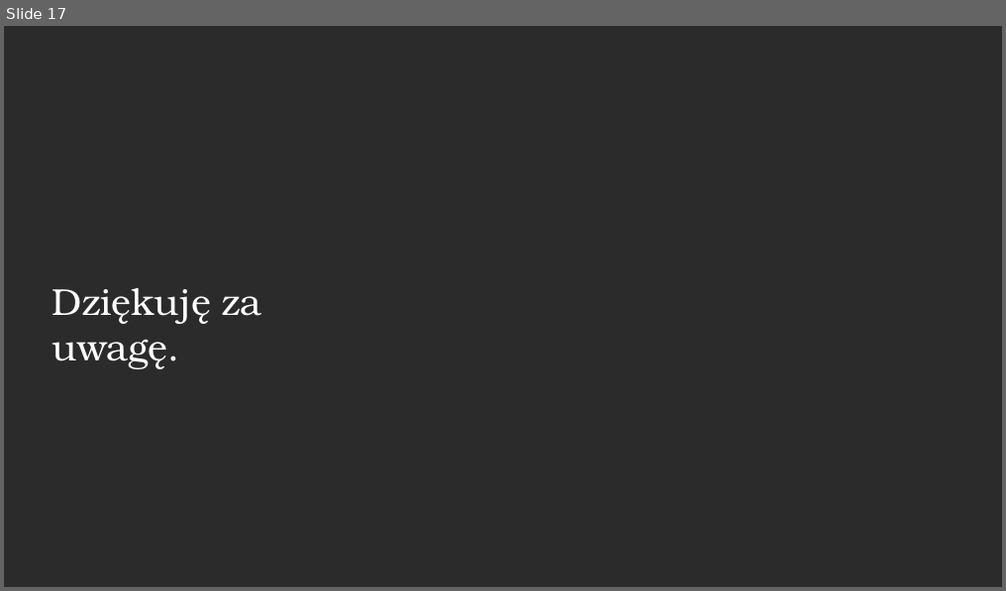
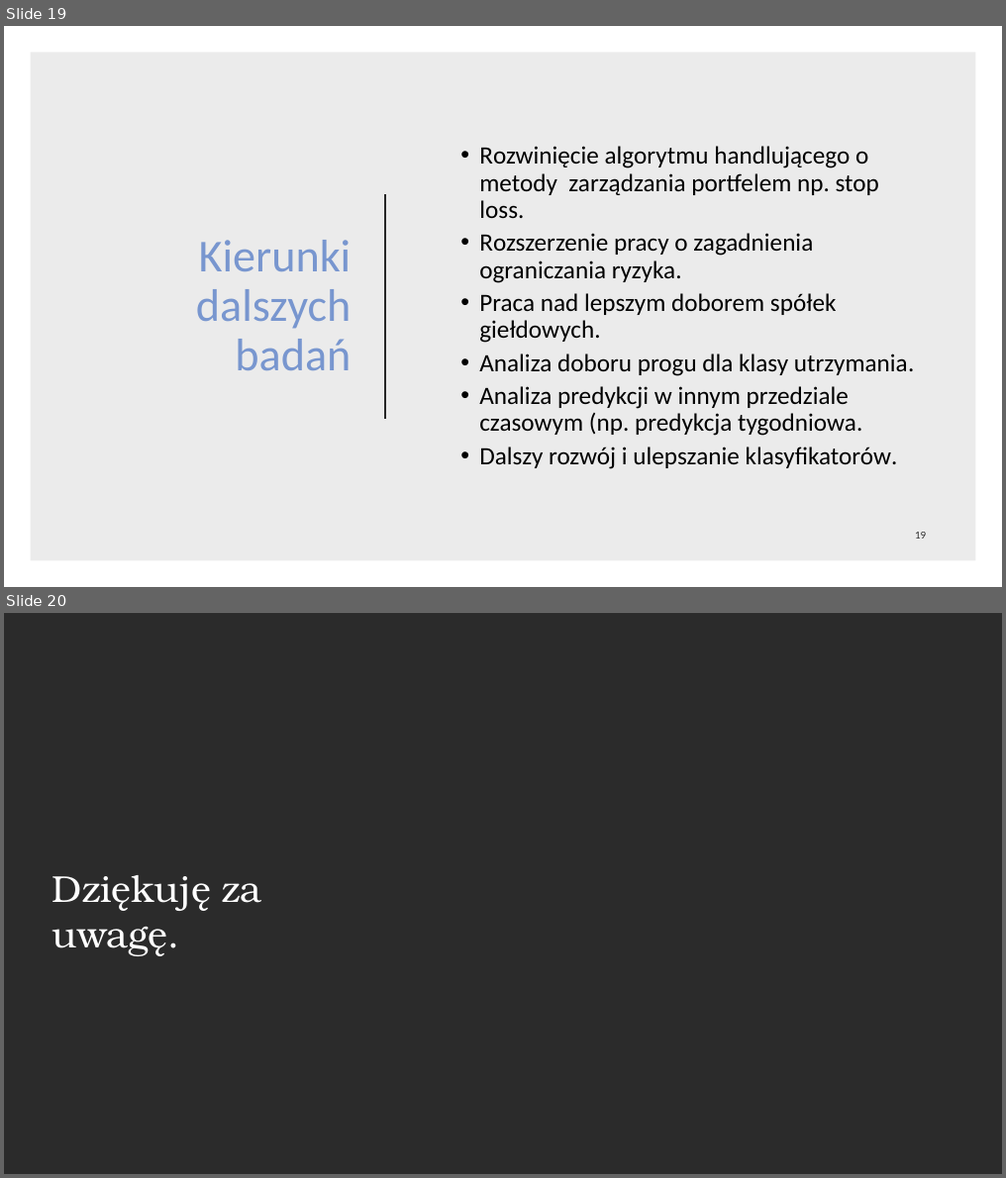
Before and after one commit to nikowis/ai-broker, a slide deck: docs/prezentacja-obrona.pptx. Shown one above the other, each under a label of ours: slide 17 before the commit, slides 19 and 20 after it. The pictures are 1006x591 and 1006x1178 pixels, drawn with LibreOffice and Linux fonts; fonts in the diff are those of the drawing; background and template pictures are left out; a plain dark background stands for a picture behind light text. Boxes give left, top, right and bottom in pixels: in the first picture for what was removed or moved away, otherwise in the second. Text is boxed around its words. In the diff, an @@ line names an element or a change of style, - is before the commit and + after.

```diff
--- a/docs/prezentacja-obrona.pptx
+++ b/docs/prezentacja-obrona.pptx
@@ slide 19 added at (x1=4, y1=26, x2=1002, y2=587), background #FFFFFF @@
@@ rectangle added at (x1=30, y1=52, x2=976, y2=562), fill #000000 at 8% opacity @@
@@ text added at (x1=479, y1=146, x2=914, y2=470), 24 pt, text #000000 @@
+  • Rozwinięcie algorytmu handlującego o metody zarządzania portfelem np. stop loss.
+  • Rozszerzenie pracy o zagadnienia ograniczania ryzyka.
+  • Praca nad lepszym doborem spółek giełdowych.
+  • Analiza doboru progu dla klasy utrzymania.
+  • Analiza predykcji w innym przedziale czasowym (np. predykcja tygodniowa.
+  • Dalszy rozwój i ulepszanie klasyfikatorów.
@@ line added from (385, 194) to (385, 419), #262626 1.5 pt @@
@@ text added at (x1=196, y1=240, x2=351, y2=371), 44 pt, text #7896CF @@
+Kierunki dalszych badań
@@ page number added at (x1=915, y1=532, x2=926, y2=539), 10.5 pt, text #000000 at 80% opacity @@
+19
@@ what was slide 17 is now slide 20 @@
```
Also in this commit, not shown: 4 slides changed, 2 other slides added.
